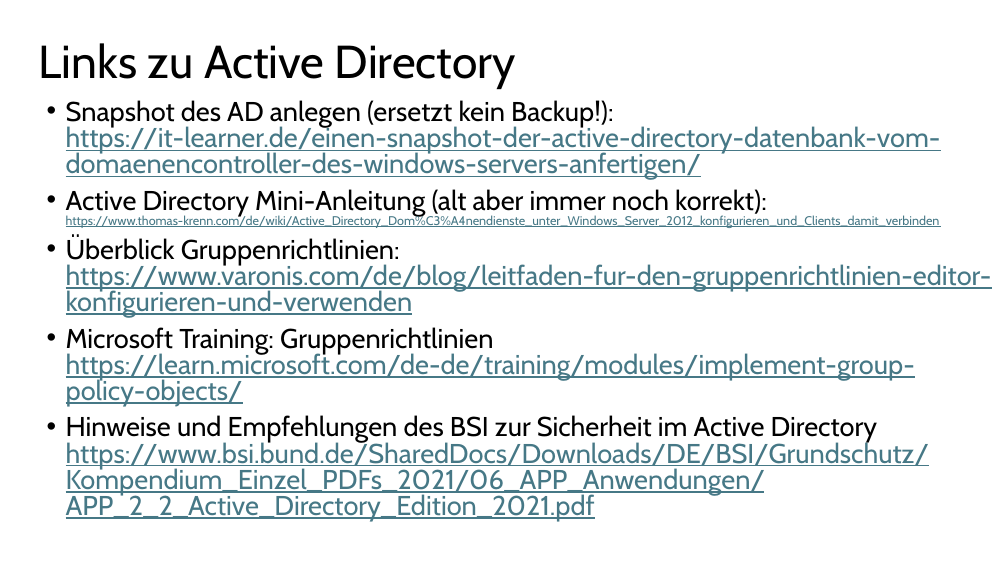
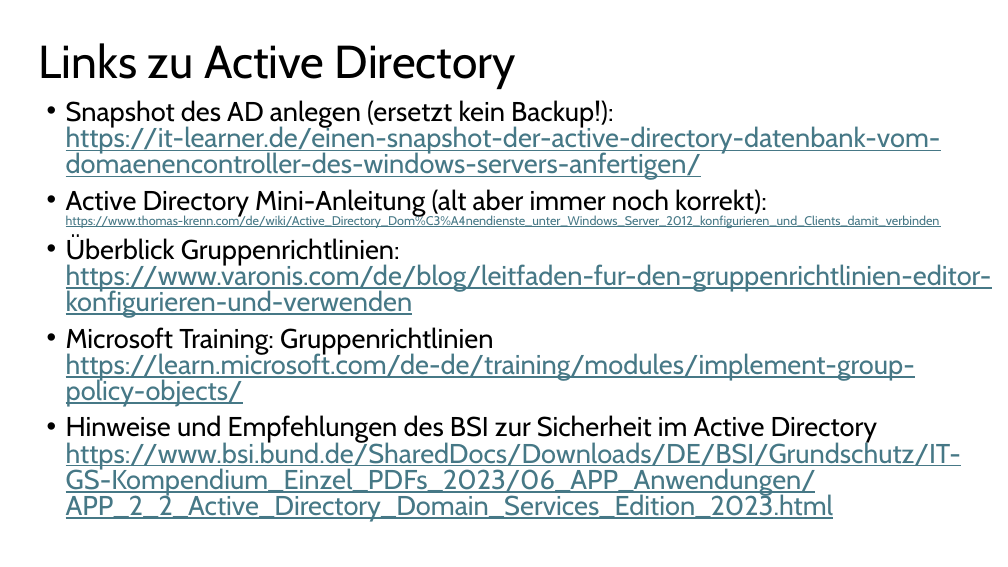
Before and after one commit to MickyRoth/Presentations, a slide deck: slide 28 of Active Directory.pptx. Drawn at 1008x567 pixels with LibreOffice and Linux fonts; fonts in the diff are those of the drawing. Boxes give left, top, right and bottom in pixels: in the first picture for what was removed or moved away, otherwise in the second. Text is boxed around its words. In the diff, an @@ line names an element or a change of style, - is before the commit and + after.

```diff
--- a/Active Directory.pptx
+++ b/Active Directory.pptx
@@ text at box(66, 415, 961, 521): text changed @@
-• Hinweise und Empfehlungen des BSI zur Sicherheit im Active Directory
-  https://www.bsi.bund.de/SharedDocs/Downloads/DE/BSI/Grundschutz/Kompendium_Einzel_PDFs_2021/06_APP_Anwendungen/APP_2_2_Active_Directory_Edition_2021.pdf
+• Hinweise und Empfehlungen des BSI zur Sicherheit im Active Directory
+  https://www.bsi.bund.de/SharedDocs/Downloads/DE/BSI/Grundschutz/IT-GS-Kompendium_Einzel_PDFs_2023/06_APP_Anwendungen/APP_2_2_Active_Directory_Domain_Services_Edition_2023.html
```
Also in this commit, not shown: 2 other slides changed, 1 other file.
